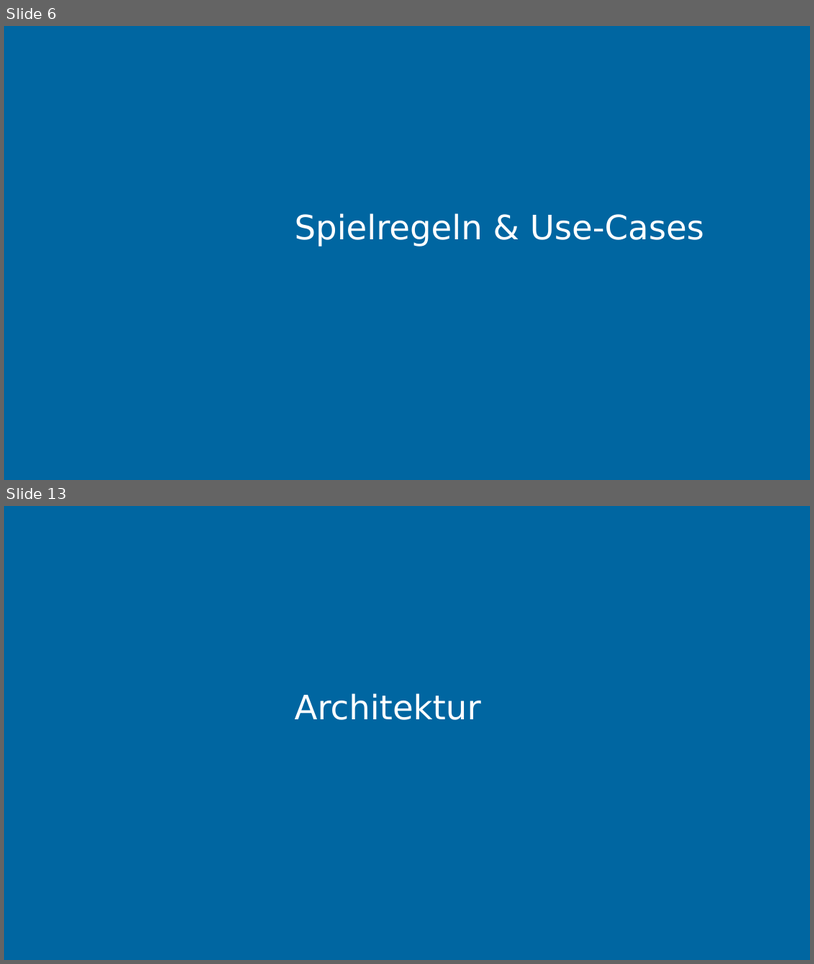
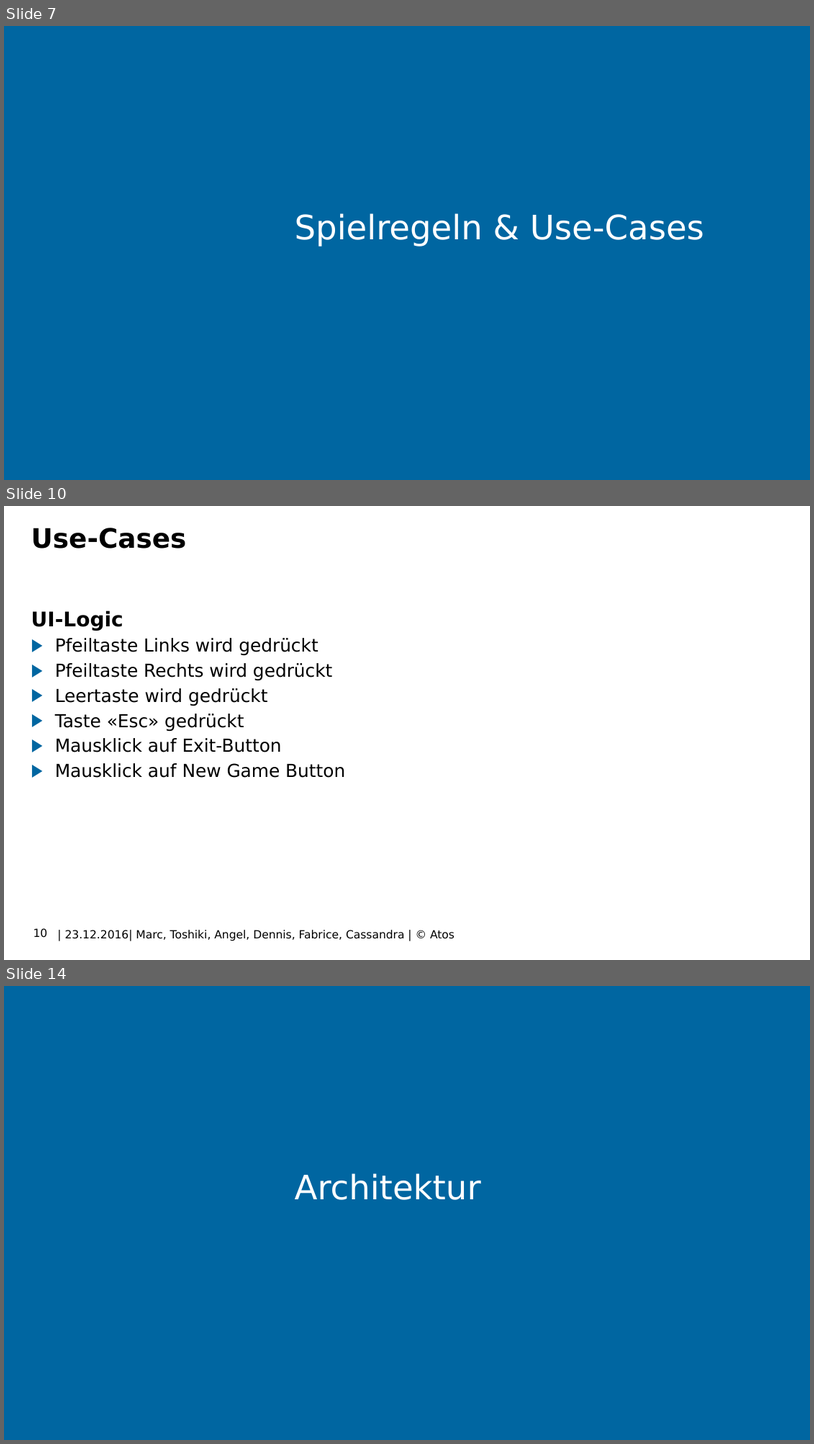
Before and after one commit to FabriceBosshard/SpaceInvaders, a slide deck: SpaceInvaders/Documents/SpaceInvaders.pptx. Shown one above the other, each under a label of ours: slides 6 and 13 before the commit, slides 7, 10 and 14 after it; the slides between them are not shown. The pictures are 814x964 and 814x1444 pixels, drawn with LibreOffice and Linux fonts; fonts in the diff are those of the drawing; background and template pictures are left out. Boxes give left, top, right and bottom in pixels: in the first picture for what was removed or moved away, otherwise in the second. Text is boxed around its words. In the diff, an @@ line names an element or a change of style, - is before the commit and + after.

```diff
--- a/SpaceInvaders/Documents/SpaceInvaders.pptx
+++ b/SpaceInvaders/Documents/SpaceInvaders.pptx
@@ slide 10 added at (4,506,810,960), background picture (left out) @@
@@ title added at (31,528,187,548), 24 pt, text #000000, bold @@
+Use-Cases
@@ text added at (31,610,345,777), 16 pt, text #000000 @@
+UI-Logic
+▶ Pfeiltaste Links wird gedrückt
+▶ Pfeiltaste Rechts wird gedrückt
+▶ Leertaste wird gedrückt
+▶ Taste «Esc» gedrückt
+▶ Mausklick auf Exit-Button
+▶ Mausklick auf New Game Button
@@ page number added at (34,928,48,937), 10 pt, text #000000 @@
+10
@@ text added at (65,929,455,941), 10 pt, text #000000 @@
+| 23.12.2016| Marc, Toshiki, Angel, Dennis, Fabrice, Cassandra | © Atos
@@ what was slide 6 is now slide 7 @@
@@ what was slide 13 is now slide 14 @@
```
Also in this commit, not shown: 9 other slides added, 7 slides removed.
